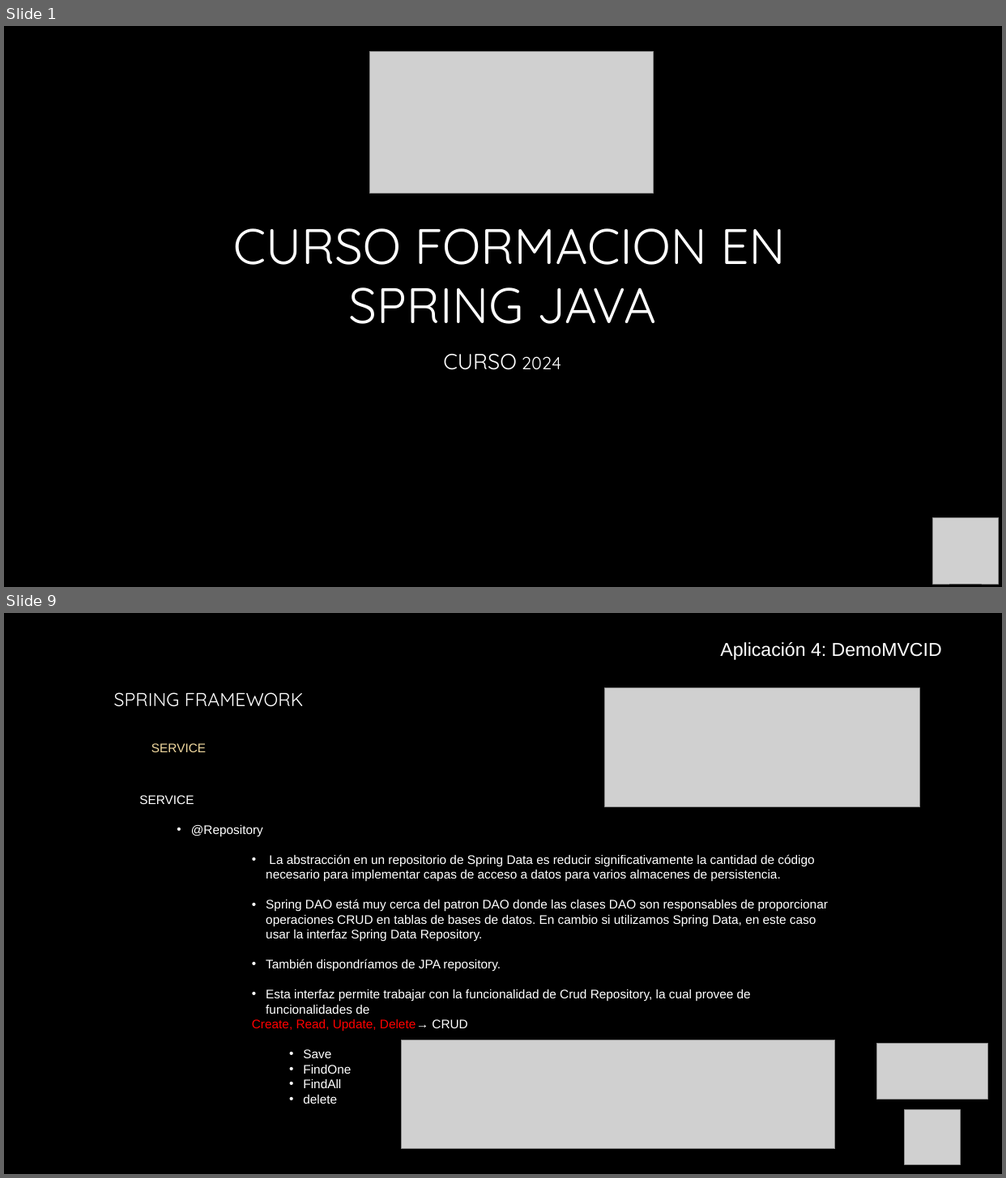
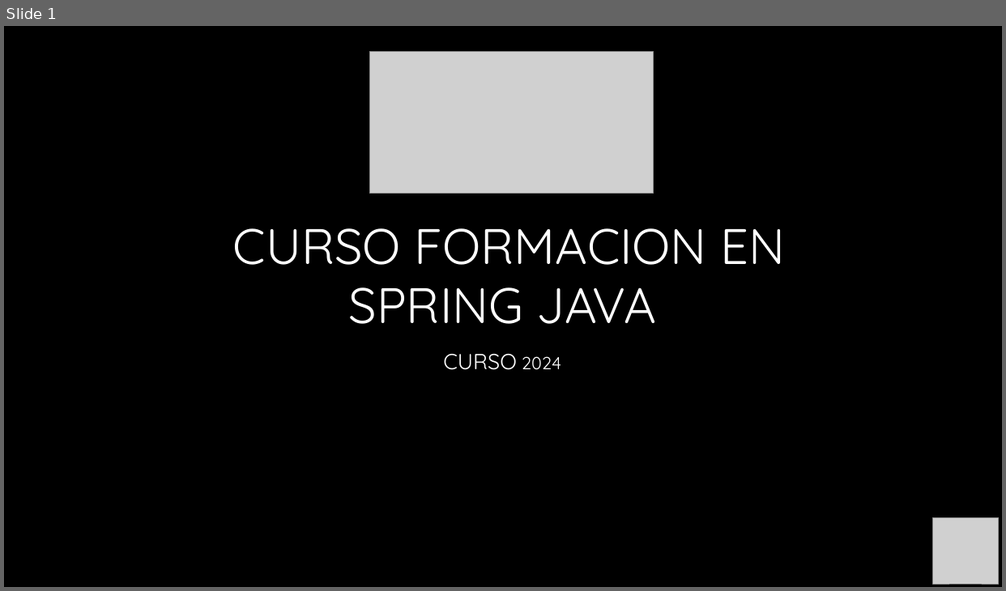
Before and after one commit to AntonioPardoRuiz/cursoSpring, a slide deck: Unidad 12- Spring Rest.pptx. Shown one above the other, each under a label of ours: slides 1 and 9 before the commit, slide 1 after it; the slides between them are not shown. The pictures are 1006x1178 and 1006x591 pixels, drawn with LibreOffice and Linux fonts; fonts in the diff are those of the drawing; grey boxes stand for pictures; background and template pictures are left out. Boxes give left, top, right and bottom in pixels: in the first picture for what was removed or moved away, otherwise in the second. Text is boxed around its words. In the diff, an @@ line names an element or a change of style, - is before the commit and + after.

Commit message:
Añadimos Spring Rest

```diff
--- a/Unidad 12- Spring Rest.pptx
+++ b/Unidad 12- Spring Rest.pptx
@@ slide 9 removed at [4,613,1002,1174], background picture (left out) @@
@@ text removed at [720,642,942,660] @@
-  Aplicación 4: DemoMVCID
@@ text removed at [114,692,304,752] @@
-SPRING FRAMEWORK
-  SERVICE
@@ picture removed at [605,688,920,807] @@
@@ text removed at [139,795,828,1104] @@
-  SERVICE
-    • @Repository
-        • La abstracción en un repositorio de Spring Data es reducir significativamente la cantidad de código necesario para implementar capas de acceso a datos para varios almacenes de persistencia.
-        • Spring DAO está muy cerca del patron DAO donde las clases DAO son responsables de proporcionar operaciones CRUD en tablas de bases de datos. En cambio si utilizamos Spring Data, en este caso usar la interfaz Spring Data Repository.
-        • También dispondríamos de JPA repository.
-        • Esta interfaz permite trabajar con la funcionalidad de Crud Repository, la cual provee de funcionalidades de
-        Create, Read, Update, Delete→ CRUD
-          • Save
-          • FindOne
-          • FindAll
-          • delete
@@ picture removed at [402,1041,835,1150] @@
@@ picture removed at [877,1044,987,1100] @@
@@ picture removed at [905,1110,960,1165] @@
```
Also in this commit, not shown: 2 slides changed, 37 slides added, 27 other slides removed, 16 other files.
